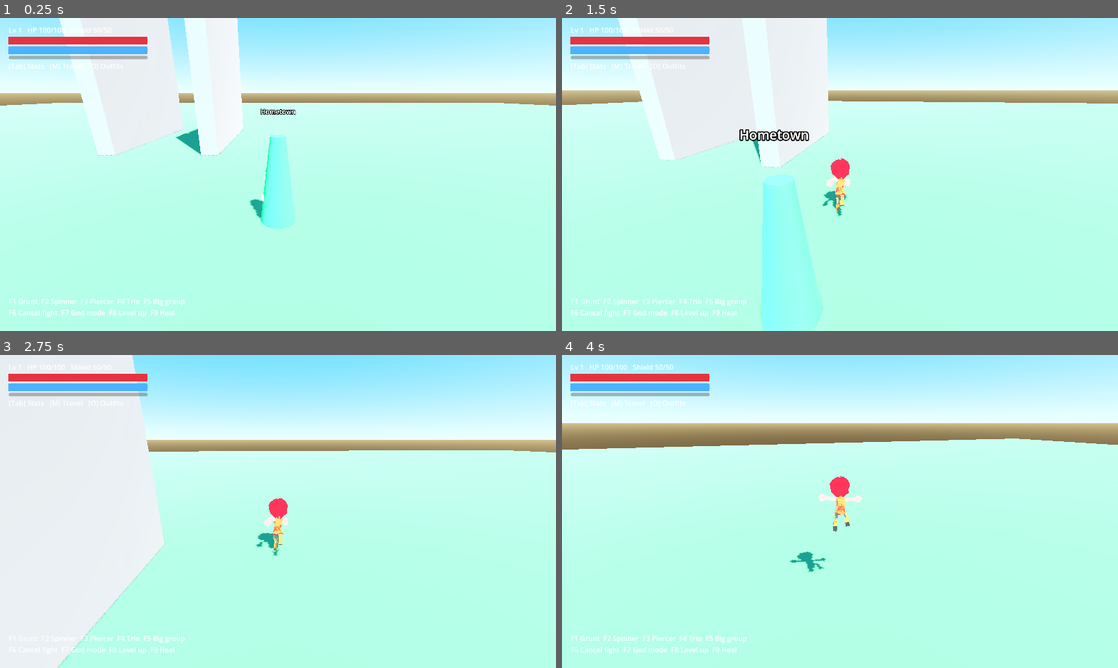
Above: before the commit, frames 1-4 (two rows, left to right).
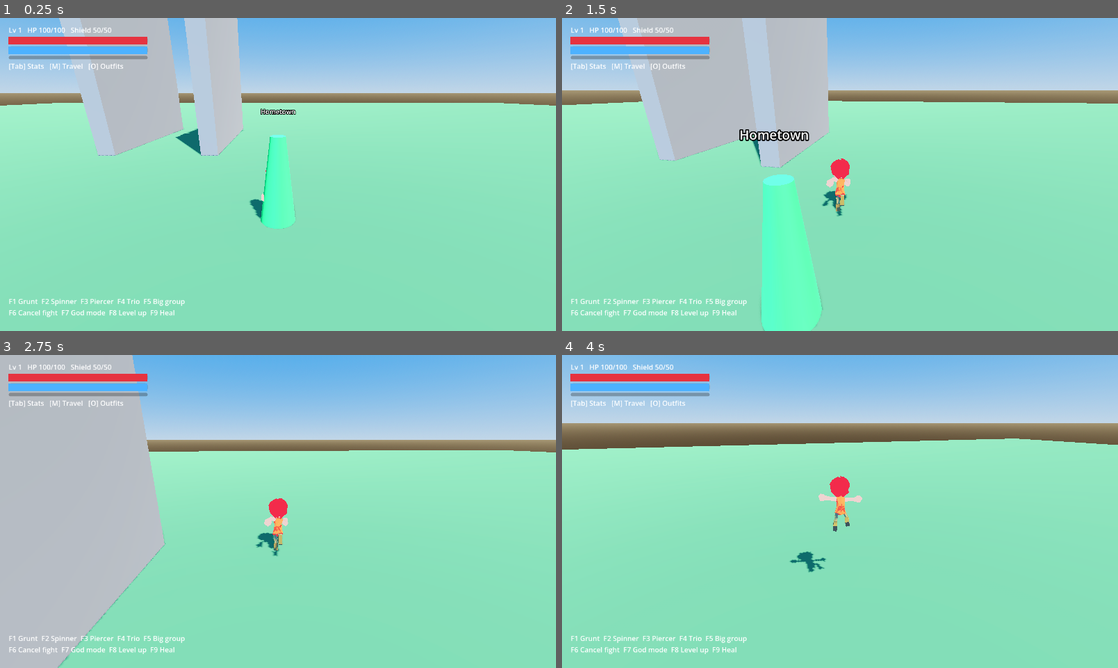
Above: after the commit, the same moments.

Repository: doggoanim/Krits
Game: Godot game, scene res://main.tscn
Same seed, same stepped clock (60 frames per second), same inputs: the game is played once before the commit and once after it.
Inputs (mouse positions are in pixels of both pictures, inside the frame that each line leads up to):
- Up to frame 1 (0.25 s): no input
- Up to frame 2 (1.5 s): tap Enter at 0.5 s; move the mouse to (867, 174) at 0.52 s; hold Ctrl (crouch_pound) 0.53-1.28 s; hold W (move_forward) from 0.53 s (still down); tap Space (jump) at 0.77 s; move the mouse to (812, 174) at 1.27 s; tap E (interact) at 1.35 s
- Up to frame 3 (2.75 s): keep holding W (move_forward); tap Space (jump) at 1.52 s; move the mouse to (289, 505) at 2.02 s; hold Shift (roll_dive) from 2.03 s (still down)
- Up to frame 4 (4 s): keep holding W (move_forward); move the mouse to (834, 517) at 2.77 s; release Shift (roll_dive) at 2.78 s; tap Ctrl (crouch_pound) at 2.85 s; tap Space (jump) at 3.02, 3.77 s; move the mouse to (878, 514) at 3.52 s; tap E (interact) at 3.6 s

The runs differ from the first frame. In frame 1, 98% of the frame differs, in the area x 0-100%, y 0-100%; in frame 2, 98%; in frame 3, 98%; in frame 4, 98%.

Commit message:
Tone down the cartoony environment preset — too bright overall
Pulled back sun energy, ambient fill, exposure, glow intensity/threshold,
and brightness/saturation a notch so the scene isn't blown out, while
keeping the warm colors and soft shadows from the cartoony look.

Diff:
--- a/world/environment_config.gd
+++ b/world/environment_config.gd
@@ -4,37 +4,38 @@
 ## PlayerConfig. Duplicate/edit a .tres of this to try a different look
 ## without touching code — assign it to Main's env_config export in main.tscn.
 ##
-## Defaults are tuned for a bright, cartoony, Mario-Odyssey/BOTW-ish look:
-## high ambient fill so shadows never go pitch black, soft shadow edges,
-## punchy saturation, light AO rather than gritty/realistic. This covers
+## Defaults are tuned for a cartoony, Mario-Odyssey/BOTW-ish look without
+## blowing out the exposure: moderate ambient fill so shadows stay soft
+## without washing things out, soft shadow edges, punchy-but-not-glaring
+## saturation, light AO rather than gritty/realistic. This covers
 ## lighting and color only — the other half of that look (flatter material
 ## shading, maybe outlines) is a separate, bigger change to how materials
 ## are shaded project-wide; ask if you want that too.
 
 @export_group("Sun")
-@export var sun_color := Color(1.0, 0.96, 0.85)      ## warm, bright, slightly golden
-@export var sun_energy := 1.35
+@export var sun_color := Color(1.0, 0.96, 0.85)      ## warm, slightly golden
+@export var sun_energy := 1.05
 @export var sun_rotation_degrees := Vector3(-60, 35, 0)   ## higher sun = softer, shorter shadows
 @export var sun_shadows := true
 @export var sun_shadow_blur := 2.5                   ## higher = softer shadow edges (no hard realistic shadows)
 
 @export_group("Sky")
-@export var sky_top_color := Color(0.25, 0.6, 0.95)      ## vivid, cheerful blue
-@export var sky_horizon_color := Color(0.78, 0.88, 0.97) ## bright near the horizon, not hazy/dim
-@export var ground_bottom_color := Color(0.3, 0.26, 0.2)
-@export var ground_horizon_color := Color(0.6, 0.55, 0.42)
-@export var ambient_energy := 1.3                    ## strong fill light so shadows stay soft, never pitch black
+@export var sky_top_color := Color(0.22, 0.52, 0.85)      ## cheerful blue, a bit less saturated than before
+@export var sky_horizon_color := Color(0.7, 0.8, 0.9)
+@export var ground_bottom_color := Color(0.28, 0.24, 0.19)
+@export var ground_horizon_color := Color(0.55, 0.5, 0.4)
+@export var ambient_energy := 0.9                    ## fill light so shadows stay soft, without washing everything out
 
 @export_group("Tonemap / Exposure")
 @export var tonemap_mode: Environment.ToneMapper = Environment.TONE_MAPPER_FILMIC
-@export var exposure := 1.1
+@export var exposure := 0.95
 @export var white_point := 1.0   ## only matters for the Filmic/ACES tonemappers
 
 @export_group("Glow")
 @export var glow_enabled := true
-@export var glow_intensity := 0.6
-@export var glow_bloom := 0.08
-@export var glow_hdr_threshold := 0.85               ## lower = more things get a soft glossy glow
+@export var glow_intensity := 0.35
+@export var glow_bloom := 0.05
+@export var glow_hdr_threshold := 1.0                ## lower = more things get a soft glossy glow
 
 @export_group("Ambient Occlusion")
 @export var ssao_enabled := true
@@ -43,7 +44,7 @@
 
 @export_group("Color Grading")
 @export var adjustment_enabled := true
-@export var brightness := 1.05
+@export var brightness := 0.95
 @export var contrast := 1.0                          ## kept neutral so blacks don't crush — cartoony reads as bright, not punchy-dark
-@export var saturation := 1.3                         ## the main "cartoony" knob — push further (1.4-1.5) for even more candy-colored
+@export var saturation := 1.2                         ## the main "cartoony" knob — push toward 1.3-1.5 for more candy-colored, lower toward 1.0 for muted
 @export var color_correction_lut: Texture   ## optional LUT (Texture2D/Texture3D) for a full custom grade
